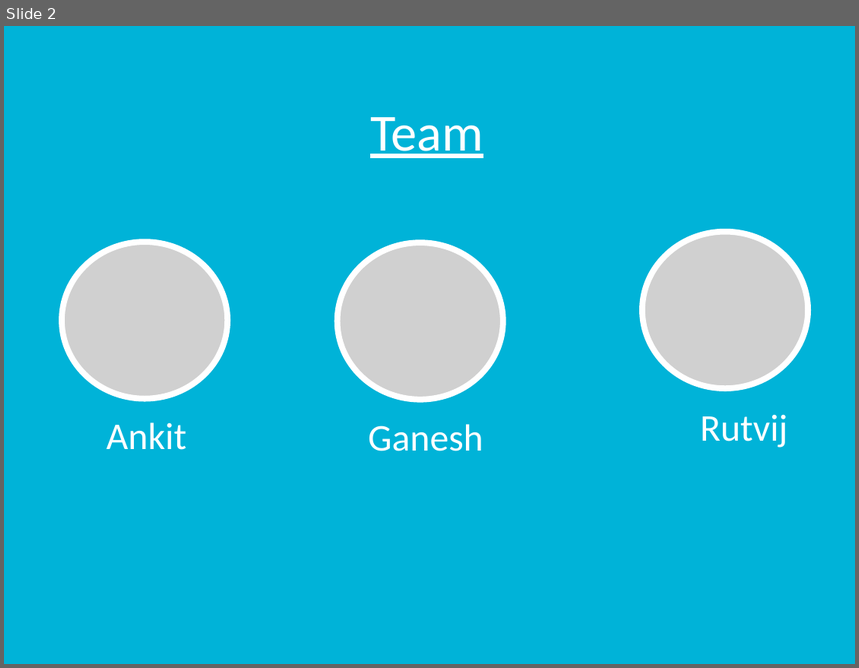
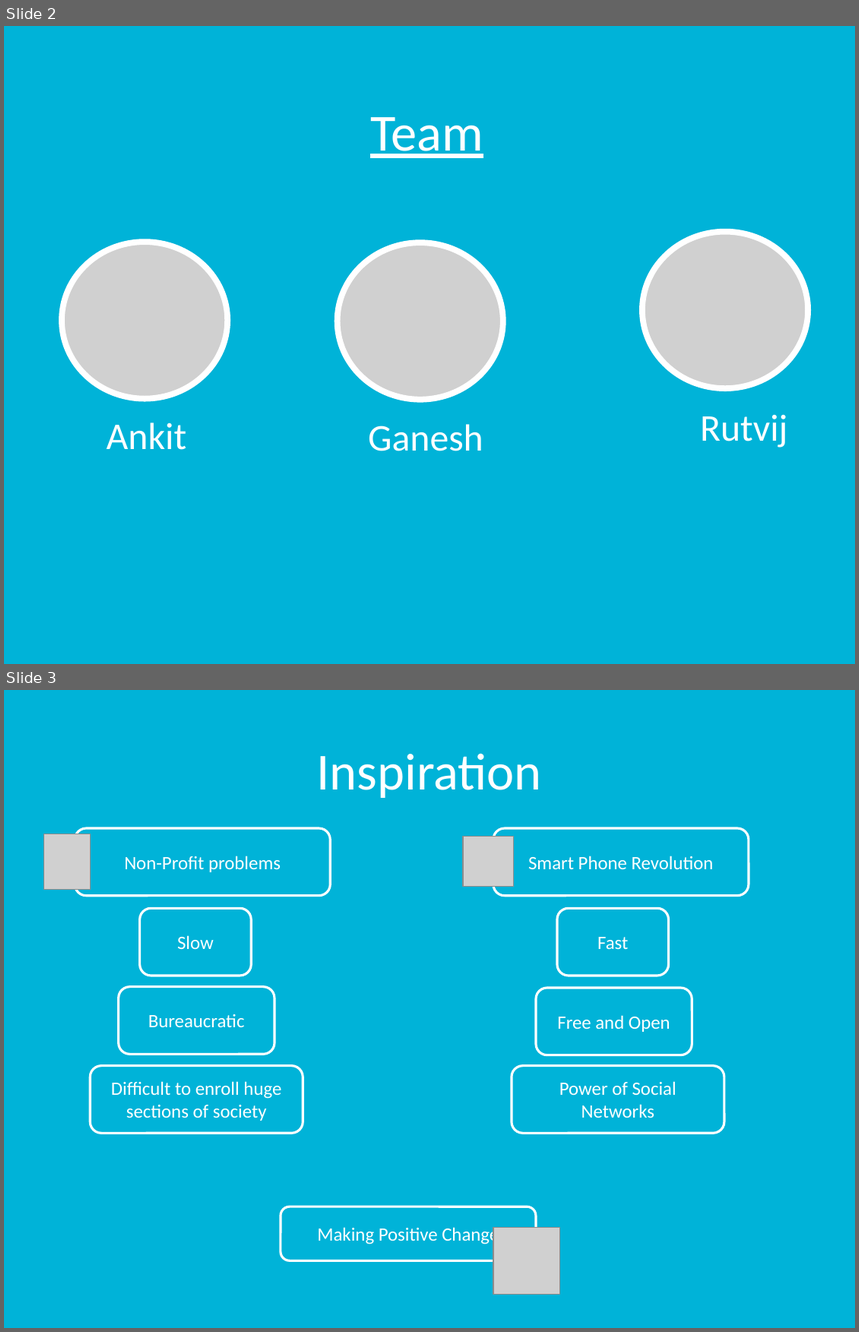
Before and after one commit to rutvijkumarshah/WatsiAndroidApp, a slide deck: docs/groupProject.pptx. Shown one above the other, each under a label of ours: slide 2 before the commit, slides 2 and 3 after it. The pictures are 859x668 and 859x1332 pixels, drawn with LibreOffice and Linux fonts; fonts in the diff are those of the drawing; grey boxes stand for pictures. Boxes give left, top, right and bottom in pixels: in the first picture for what was removed or moved away, otherwise in the second. Text is boxed around its words. In the diff, an @@ line names an element or a change of style, - is before the commit and + after.

```diff
--- a/docs/groupProject.pptx
+++ b/docs/groupProject.pptx
@@ slide 3 added at box(4, 690, 855, 1328), background #00B3D8 @@
@@ text added at box(317, 753, 542, 798), 44 pt, text #FFFFFF @@
+Inspiration
@@ picture added at box(44, 834, 90, 890) @@
@@ rounded rectangle added at box(75, 828, 330, 895), outline #FFFFFF 2 pt, 16 pt, text #FFFFFF @@
+Non-Profit problems
@@ picture added at box(463, 837, 513, 887) @@
@@ rounded rectangle added at box(493, 828, 749, 895), outline #FFFFFF 2 pt, 16 pt, text #FFFFFF @@
+Smart Phone Revolution
@@ rounded rectangle added at box(140, 909, 252, 976), outline #FFFFFF 2 pt, 16 pt, text #FFFFFF @@
+Slow
@@ rounded rectangle added at box(557, 909, 669, 976), outline #FFFFFF 2 pt, 16 pt, text #FFFFFF @@
+Fast
@@ rounded rectangle added at box(119, 987, 275, 1054), outline #FFFFFF 2 pt, 16 pt, text #FFFFFF @@
+Bureaucratic
@@ rounded rectangle added at box(536, 988, 692, 1055), outline #FFFFFF 2 pt, 16 pt, text #FFFFFF @@
+Free and Open
@@ rounded rectangle added at box(90, 1066, 303, 1134), outline #FFFFFF 2 pt, 16 pt, text #FFFFFF @@
+Difficult to enroll huge sections of society
@@ rounded rectangle added at box(512, 1066, 724, 1134), outline #FFFFFF 2 pt, 16 pt, text #FFFFFF @@
+Power of Social Networks
@@ rounded rectangle added at box(281, 1207, 536, 1262), outline #FFFFFF 2 pt, 16 pt, text #FFFFFF @@
+Making Positive Change
@@ picture added at box(493, 1228, 560, 1294) @@
```
Also in this commit, not shown: 1 slide changed, 1 other slide added, 2 slides removed.
